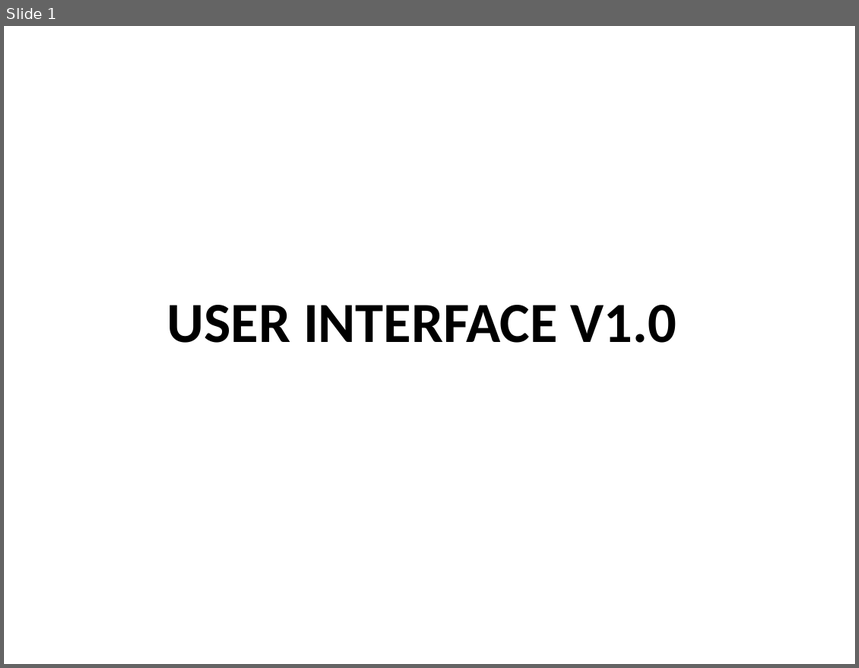
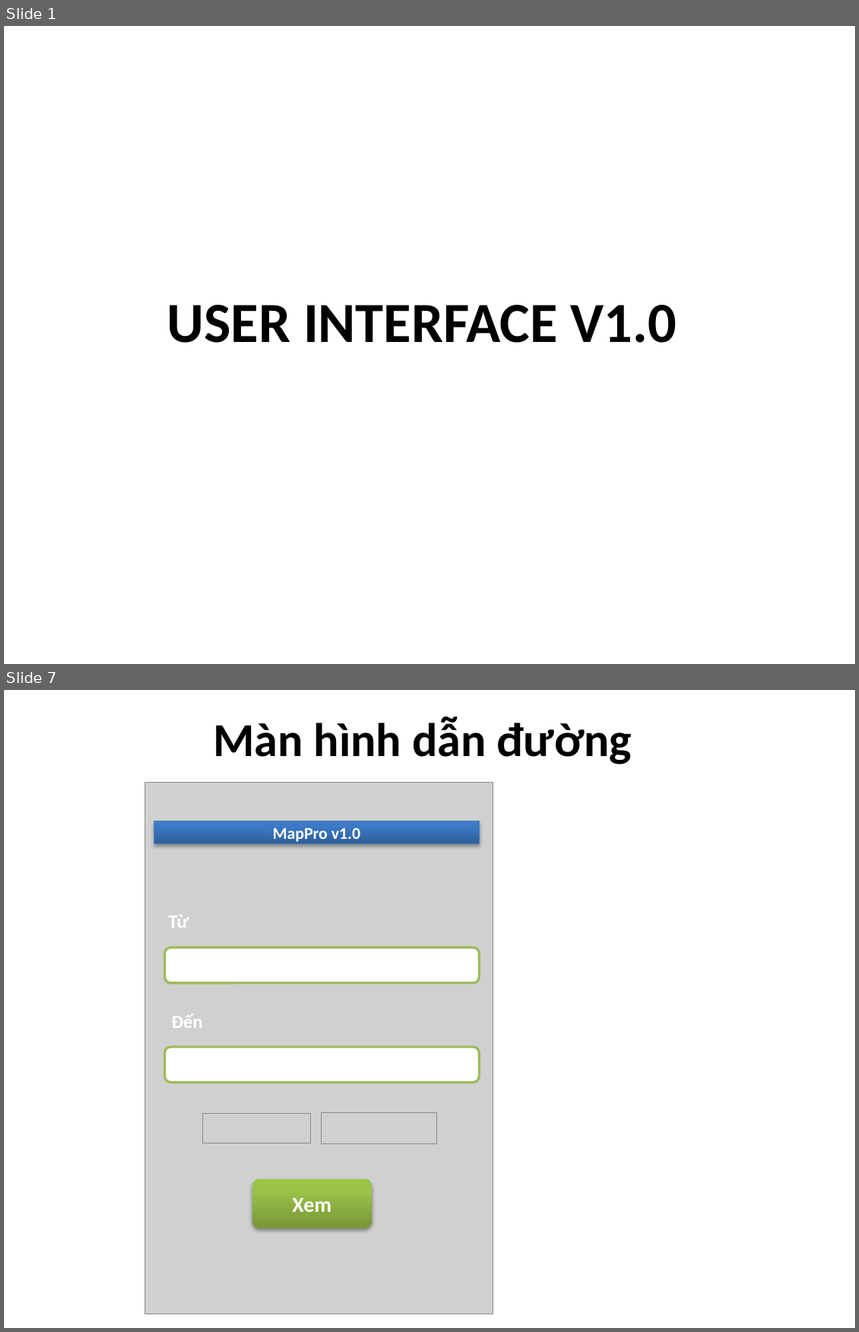
Before and after one commit to hungdien/google-map-api-and-map-on-android, a slide deck: Design/User Interface Design.pptx. Shown one above the other, each under a label of ours: slide 1 before the commit, slides 1 and 7 after it; the slides between them are not shown. The pictures are 859x668 and 859x1332 pixels, drawn with LibreOffice and Linux fonts; fonts in the diff are those of the drawing; grey boxes stand for pictures. Boxes give left, top, right and bottom in pixels: in the first picture for what was removed or moved away, otherwise in the second. Text is boxed around its words. In the diff, an @@ line names an element or a change of style, - is before the commit and + after.

```diff
--- a/Design/User Interface Design.pptx
+++ b/Design/User Interface Design.pptx
@@ slide 7 added at [4,690,855,1328], background #FFFFFF @@
@@ text added at [213,717,633,764], 40 pt, text #000000, bold @@
+Màn hình dẫn đường
@@ group added at [145,782,493,1314]: 3 pictures, 3 rounded rectangles, 2 texts, 1 rectangle @@
+MapPro v1.0
+Từ
+Đến
+Xem
```
Also in this commit, not shown: 4 slides changed, 3 other slides added.
